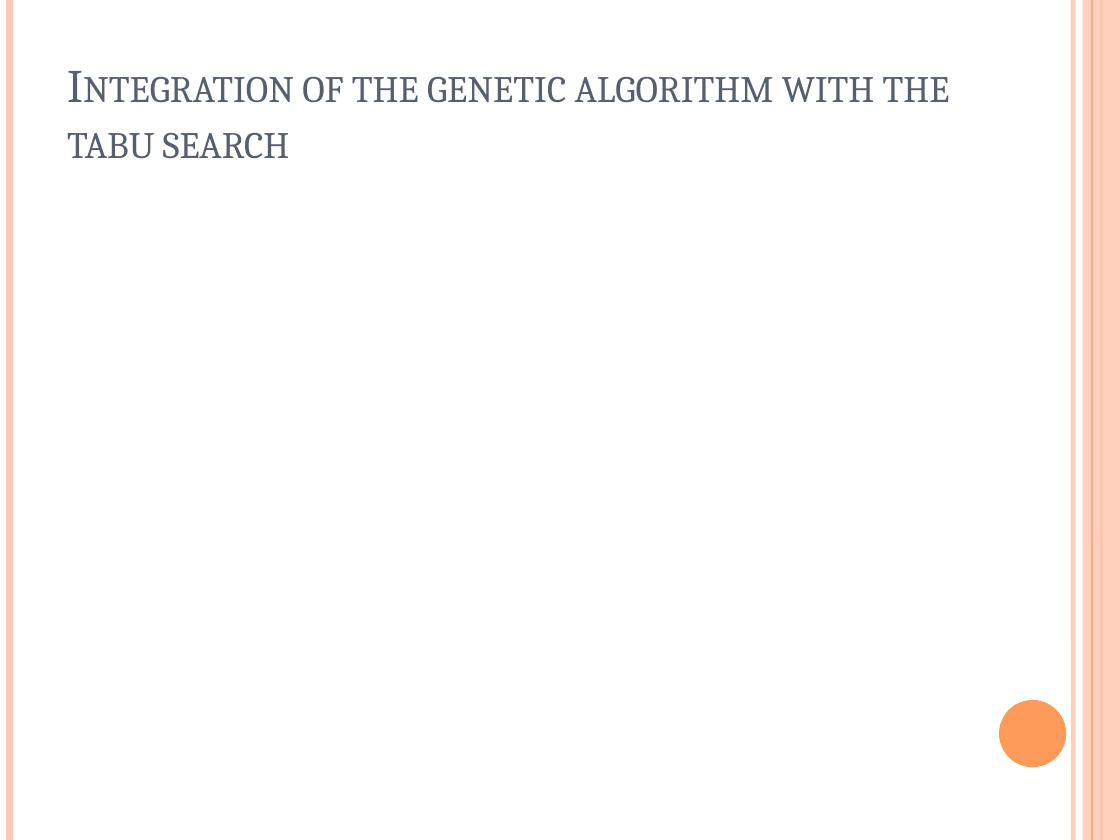
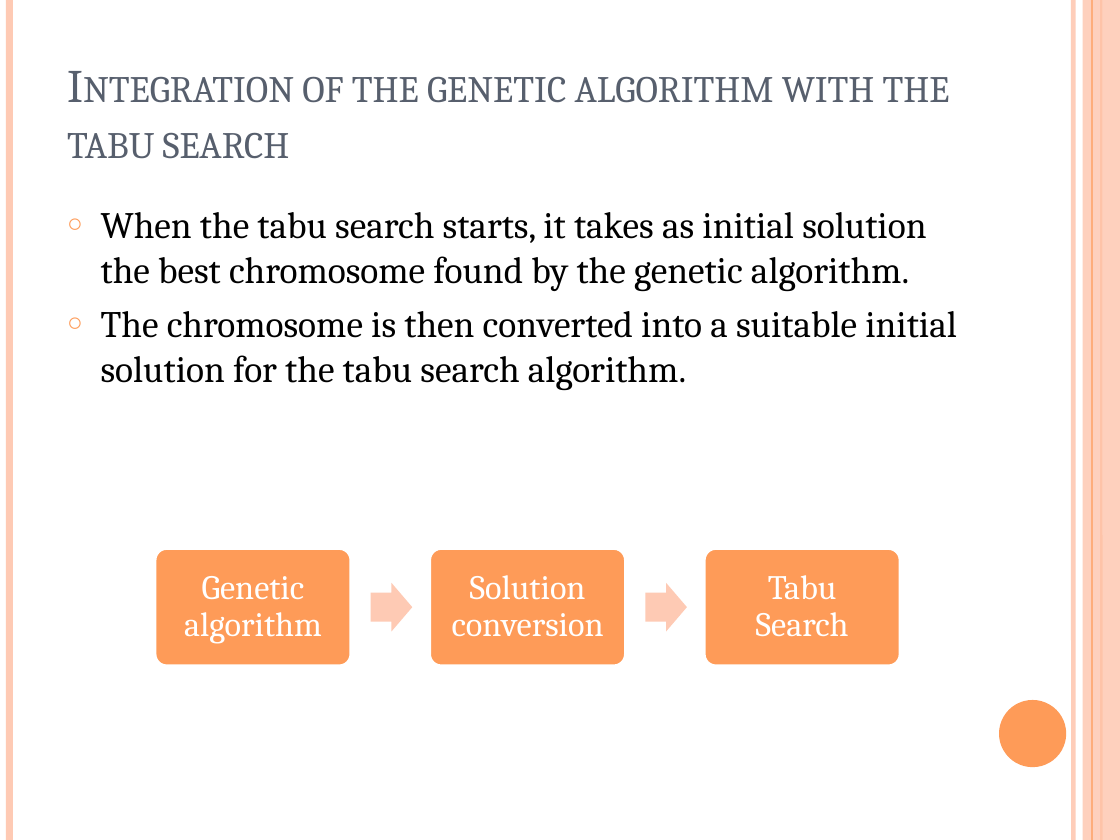
Before and after one commit to matteougolotti/OMA-Assignment, a slide deck: slide 12 of Documenti/OMA ASSIGNMENT 2014.pptx. Drawn at 1120x840 pixels with LibreOffice and Linux fonts; fonts in the diff are those of the drawing. Boxes give left, top, right and bottom in pixels: in the first picture for what was removed or moved away, otherwise in the second. Text is boxed around its words. In the diff, an @@ line names an element or a change of style, - is before the commit and + after.

```diff
--- a/Documenti/OMA ASSIGNMENT 2014.pptx
+++ b/Documenti/OMA ASSIGNMENT 2014.pptx
@@ text added at box(101, 212, 957, 391), 24 pt, text #000000 @@
+○ When the tabu search starts, it takes as initial solution the best chromosome found by the genetic algorithm.
+○ The chromosome is then converted into a suitable initial solution for the tabu search algorithm.
@@ group added at box(155, 549, 900, 666): 3 rounded rectangles, 3 texts, 2 right arrows @@
+Genetic algorithm
+Solution conversion
+Tabu Search
```
Also in this commit, not shown: 1 other slide changed.
